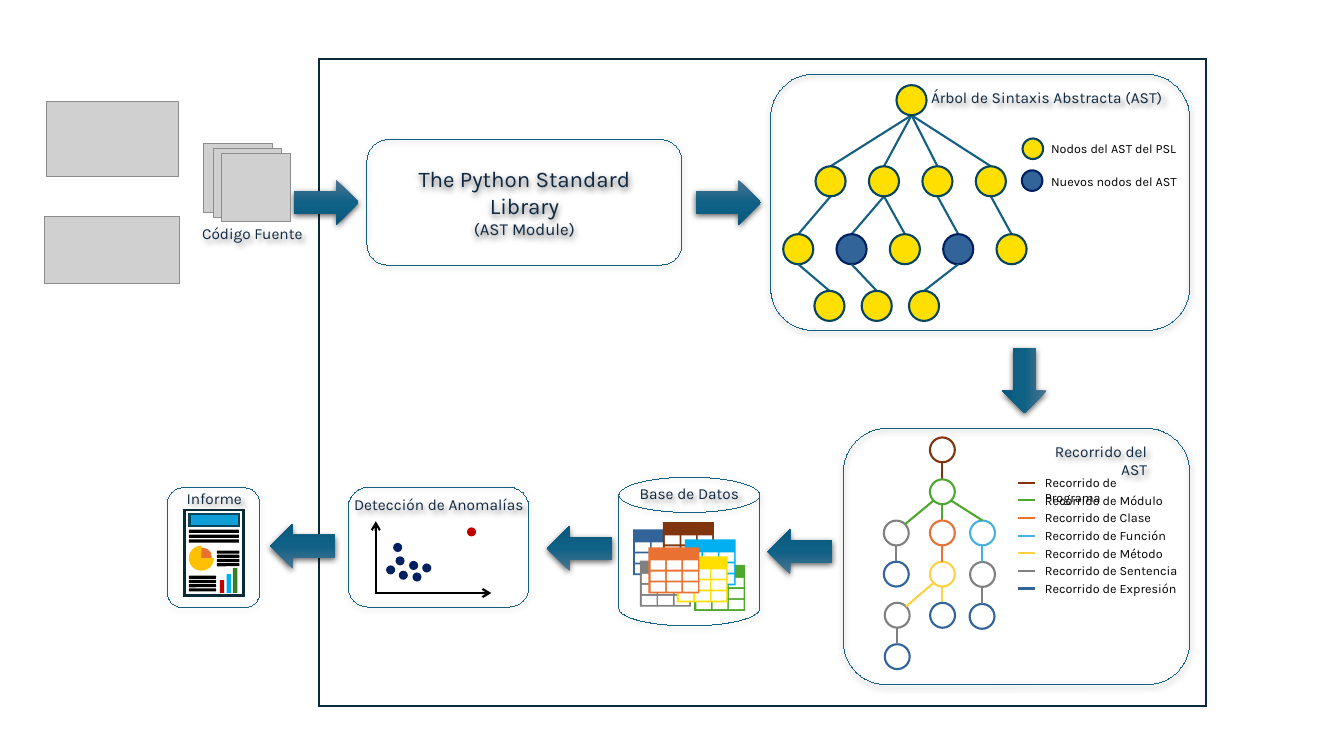
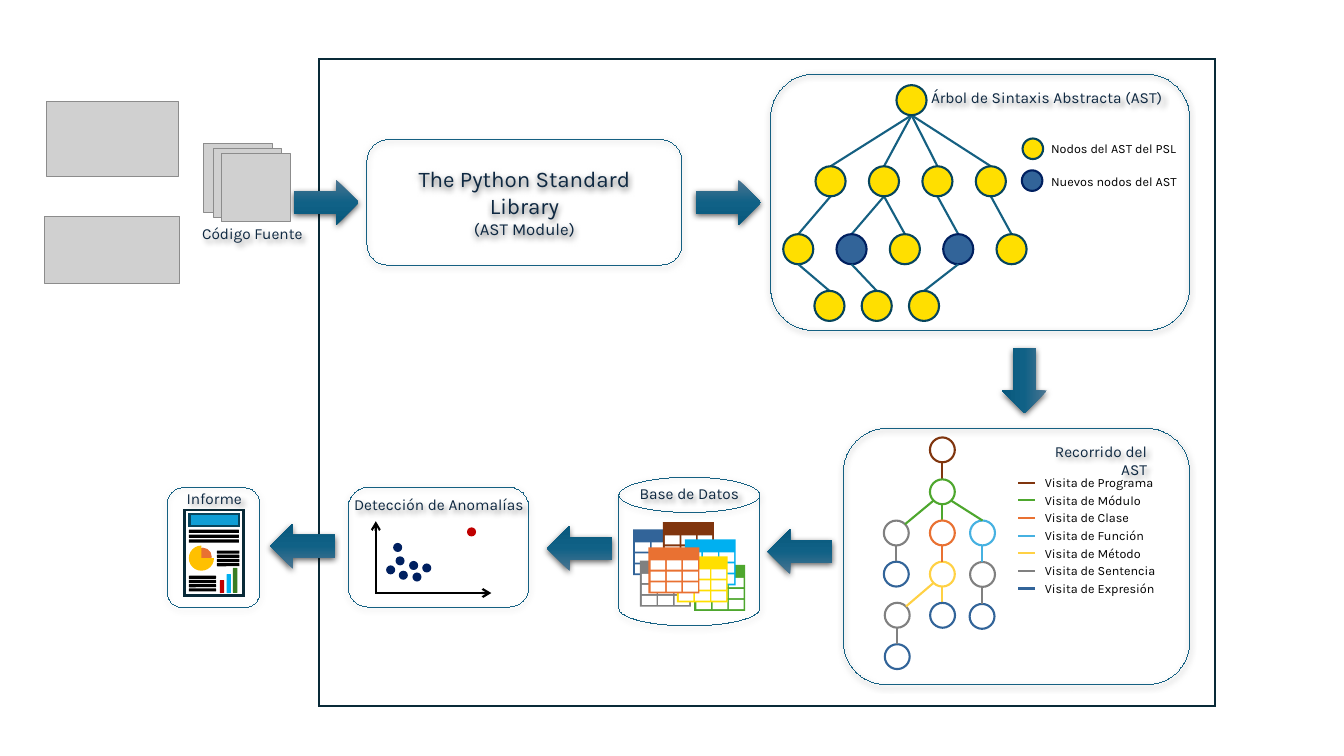
Before and after one commit to UO284262/PythonSourceCodeAnalysis, a slide deck: slide 1 of documentation/Sistema.pptx. Drawn at 1344x756 pixels with LibreOffice and Linux fonts; fonts in the diff are those of the drawing; grey boxes stand for pictures. Boxes give left, top, right and bottom in pixels: in the first picture for what was removed or moved away, otherwise in the second. Text is boxed around its words. In the diff, an @@ line names an element or a change of style, - is before the commit and + after.

```diff
--- a/documentation/Sistema.pptx
+++ b/documentation/Sistema.pptx
@@ rectangle: place and size @@
-rectangle at [320,59,1206,707]
+rectangle at [320,59,1216,707]
@@ text at [1045,478,1154,490]: text changed @@
-Recorrido de Programa
+Visita de Programa
@@ text at [1045,495,1141,505]: text changed @@
-Recorrido de Módulo
+Visita de Módulo
@@ text at [1045,513,1129,522]: text changed @@
-Recorrido de Clase
+Visita de Clase
@@ text at [1045,530,1144,540]: text changed @@
-Recorrido de Función
+Visita de Función
@@ text at [1045,548,1141,558]: text changed @@
-Recorrido de Método
+Visita de Método
@@ text at [1045,566,1156,575]: text changed @@
-Recorrido de Sentencia
+Visita de Sentencia
@@ text at [1045,583,1155,596]: text changed @@
-Recorrido de Expresión
+Visita de Expresión
```
Also in this commit, not shown: 1 slide added, 1 other file.
